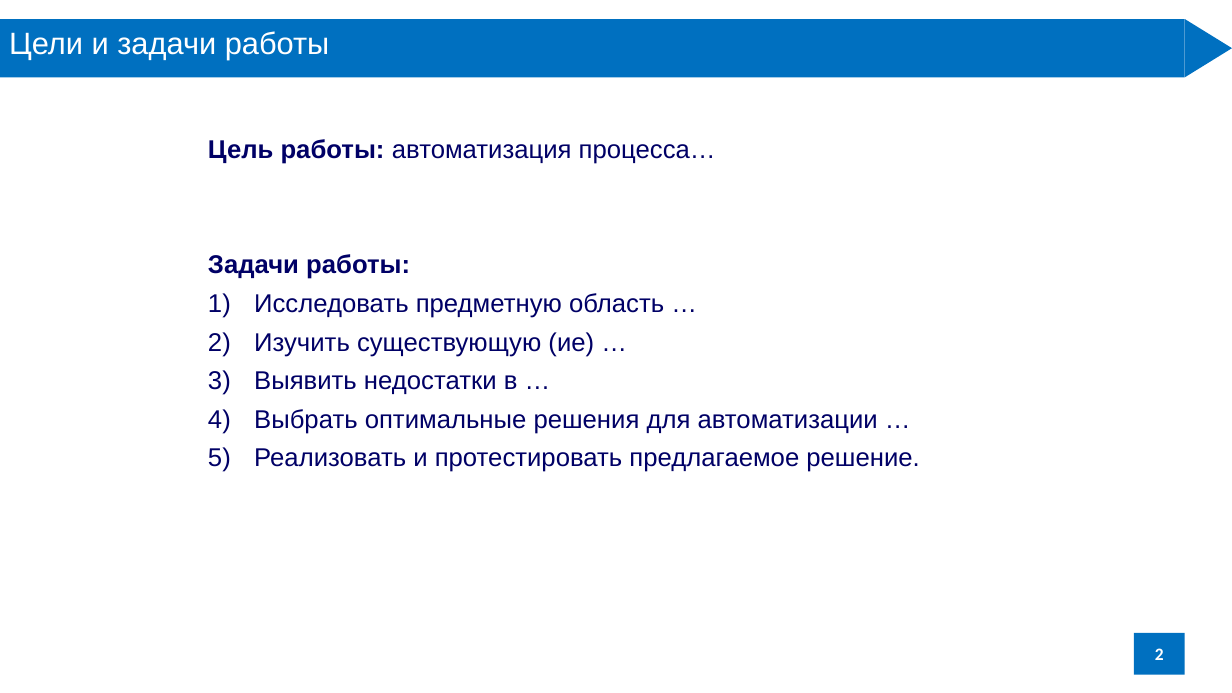
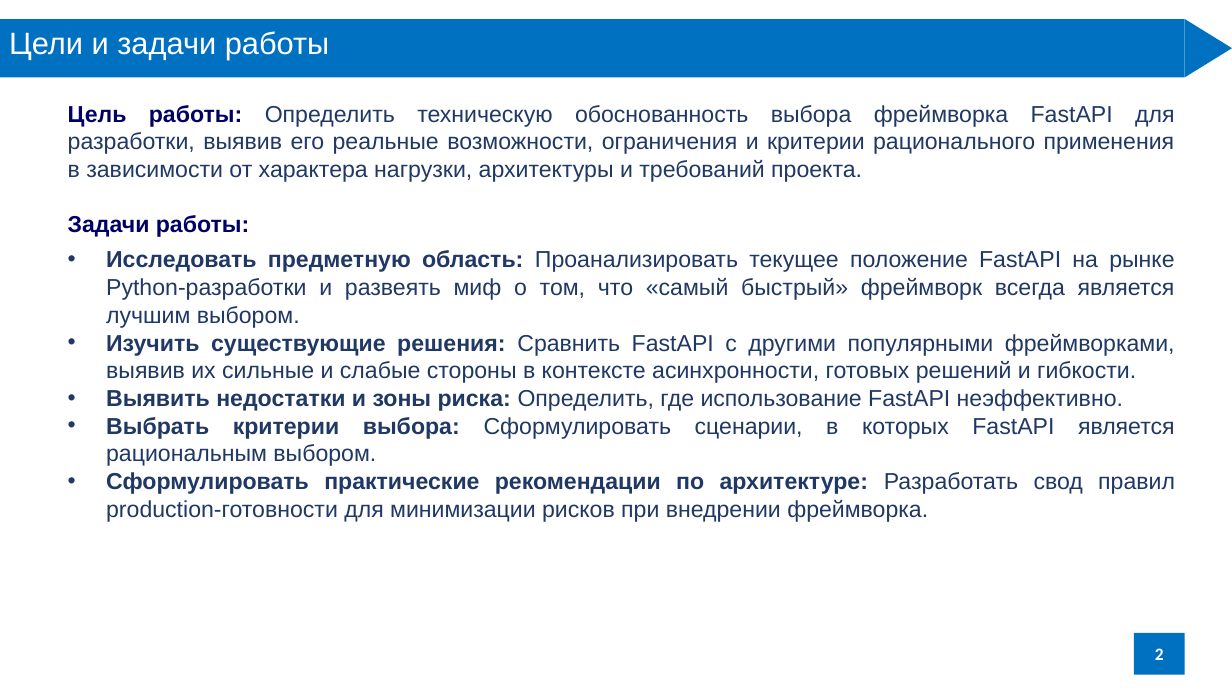
Before and after one commit to Hohrandrey/RTU-MIREA, a slide deck: slide 2 of 7 семестр/Системный анализ и управление организационно-техническими системами в атомной отрасли/доклады/4 доклад/ГОСТ_Хохряков_АЮ_доклад.pptx. Drawn at 1232x693 pixels with LibreOffice and Linux fonts; fonts in the diff are those of the drawing. Boxes give left, top, right and bottom in pixels: in the first picture for what was removed or moved away, otherwise in the second. Text is boxed around its words. In the diff, an @@ line names an element or a change of style, - is before the commit and + after.

```diff
--- a/7 семестр/Системный анализ и управление организационно-техническими системами в атомной отрасли/доклады/4 доклад/ГОСТ_Хохряков_АЮ_доклад.pptx
+++ b/7 семестр/Системный анализ и управление организационно-техническими системами в атомной отрасли/доклады/4 доклад/ГОСТ_Хохряков_АЮ_доклад.pptx
@@ text added at [68,105,1175,182], 18 pt, text #203864 @@
+Цель работы: Определить техническую обоснованность выбора фреймворка FastAPI для разработки, выявив его реальные возможности, ограничения и критерии рационального применения в зависимости от характера нагрузки, архитектуры и требований проекта.
@@ text at [208,139,716,164]: paragraph removed @@
-Цель работы: автоматизация процесса…
@@ text "Задачи работы:": place and size @@
-text "Задачи работы:" at [208,139,919,472]
+text "Задачи работы:" at [68,215,1175,522]
@@ text at [68,215,249,237]: size 20 to 18 pt in "Задачи работы:" @@
@@ text at [106,250,1175,522]: text changed; size 20 to 18 pt; text colour #000066 to #203864 @@
-1) Исследовать предметную область …
-2) Изучить существующую (ие) …
-3) Выявить недостатки в …
-4) Выбрать оптимальные решения для автоматизации …
-5) Реализовать и протестировать предлагаемое решение.
+• Исследовать предметную область: Проанализировать текущее положение FastAPI на рынке Python-разработки и развеять миф о том, что «самый быстрый» фреймворк всегда является лучшим выбором.
+• Изучить существующие решения: Сравнить FastAPI с другими популярными фреймворками, выявив их сильные и слабые стороны в контексте асинхронности, готовых решений и гибкости.
+• Выявить недостатки и зоны риска: Определить, где использование FastAPI неэффективно.
+• Выбрать критерии выбора: Сформулировать сценарии, в которых FastAPI является рациональным выбором.
+• Сформулировать практические рекомендации по архитектуре: Разработать свод правил production-готовности для минимизации рисков при внедрении фреймворка.
```
Also in this commit, not shown: 2 other slides changed, 1 slide added, 1 slide removed, 1 other file.
